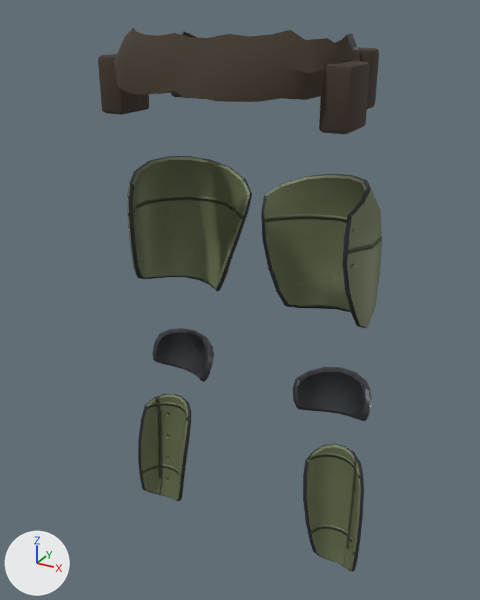
An edit to the glTF model art/armor/legs_scout.char.player.f.glb, drawn before and after from the same camera.
Before and after are seen from a 50 mm lens placed at (0.469, -0.812, 1.101), pointed at (-0.004, 0.048, 0.671). The axes (+X, +Y, +Z) are drawn at lower left. The lights are the same throughout. The picture after the commit comes second. Vertices at exactly the same position are counted once.

Script lines for the objects in view, before the commit:
```python
ob_calf_l__knee_l = bpy.data.objects.new('calf_l__knee_l', me_calf_l__knee_l)
ob_calf_l__knee_l.location = (0.0, 0.0, 0.0)
ob_calf_l__shin_l = bpy.data.objects.new('calf_l__shin_l', me_calf_l__shin_l)
ob_calf_l__shin_l.location = (0.0, 0.0, 0.0)
ob_calf_r__knee_r = bpy.data.objects.new('calf_r__knee_r', me_calf_r__knee_r)
ob_calf_r__knee_r.location = (0.0, 0.0, 0.0)
ob_calf_r__shin_r = bpy.data.objects.new('calf_r__shin_r', me_calf_r__shin_r)
ob_calf_r__shin_r.location = (0.0, 0.0, 0.0)
ob_pelvis__belt = bpy.data.objects.new('pelvis__belt', me_pelvis__belt)
ob_pelvis__belt.location = (0.0, 0.0, 0.0)
ob_pelvis__pouch = bpy.data.objects.new('pelvis__pouch', me_pelvis__pouch)
ob_pelvis__pouch.location = (0.0, 0.0, 0.0)
ob_pelvis__pouch_001 = bpy.data.objects.new('pelvis__pouch.001', me_pelvis__pouch_001)
ob_pelvis__pouch_001.location = (0.0, 0.0, 0.0)
ob_pelvis__pouch_side = bpy.data.objects.new('pelvis__pouch_side', me_pelvis__pouch_side)
ob_pelvis__pouch_side.location = (0.0, 0.0, 0.0)
ob_thigh_r__thigh_r = bpy.data.objects.new('thigh_r__thigh_r', me_thigh_r__thigh_r)
ob_thigh_r__thigh_r.location = (0.0, 0.0, 0.0)
# also in view: 'pelvis__pouch_side.001' at (-0.17, 0.0, 1.0); 'thigh_l__thigh_l' at (-0.11, 0.08, 0.763)
```
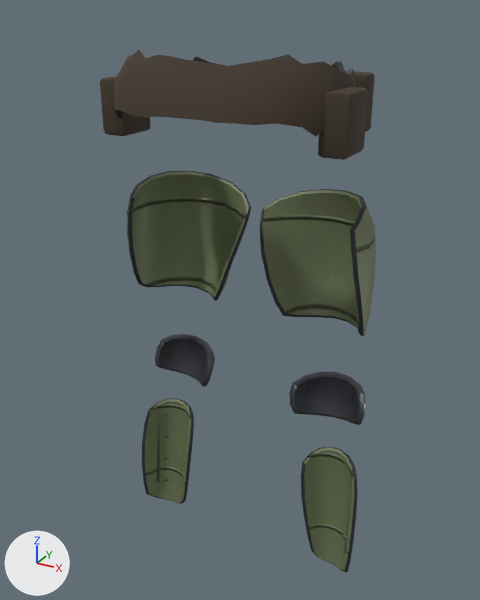
Where the change shows, as pixel boxes (x1, y1, x2, y2) in the pictures (480 x 600 px):
'pelvis__belt', reshaped (17% taller): before (114, 28, 360, 102); after (114, 50, 357, 137)
'thigh_r__thigh_r', reshaped: before (261, 174, 382, 328); after (260, 189, 376, 336)
'thigh_l__thigh_l', reshaped: before (127, 156, 252, 292); after (127, 171, 251, 301)
'calf_r__shin_r', reshaped (6% narrower): before (303, 444, 364, 572); after (301, 447, 358, 572)
'calf_l__shin_l', reshaped: before (138, 394, 191, 501); after (142, 398, 194, 504)
'pelvis__pouch_side', moved: before (319, 61, 370, 134); after (318, 87, 368, 160)
'calf_r__knee_r', reshaped: before (293, 367, 371, 421); after (289, 371, 366, 425)
'calf_l__knee_l', reshaped: before (152, 328, 214, 382); after (155, 334, 215, 387)
'pelvis__pouch_side.001', moved: before (98, 54, 149, 115); after (100, 76, 150, 136)
'pelvis__pouch', moved: before (359, 48, 379, 109); after (345, 71, 375, 132)
'pelvis__pouch.001', moved (not visible afterwards): before (171, 92, 204, 99)

The change, as a diff of the scene's bpy script:
```diff
--- a/art/armor/legs_scout.char.player.f.glb.py
+++ b/art/armor/legs_scout.char.player.f.glb.py
@@ me_calf_l__knee_l @@
-me_calf_l__knee_l.from_pydata(...)  # 96 vertices, 188 faces; spans x -0.2133..-0.0792, y 0.0709..0.1378, z 0.469..0.5478
+me_calf_l__knee_l.from_pydata(...)  # 96 vertices, 188 faces; spans x -0.2057..-0.0757, y 0.0663..0.1329, z 0.4618..0.5395
+# me_calf_l__knee_l part 1: 96 of 96 vertices moved; they spanned x -0.2133..-0.0792, y 0.0709..0.1378, z 0.469..0.5478 and now span x -0.2057..-0.0757, y 0.0663..0.1329, z 0.4618..0.5395; mean shift (0.0058, -0.0042, -0.0077)
 me_calf_l__knee_l.materials.append(mat_armor_trim)
@@ me_calf_l__shin_l @@
-me_calf_l__shin_l.from_pydata(...)  # 144 vertices, 284 faces; spans x -0.23..-0.116, y 0.036..0.098, z 0.182..0.421
+me_calf_l__shin_l.from_pydata(...)  # 144 vertices, 284 faces; spans x -0.219..-0.111, y 0.033..0.095, z 0.178..0.414
+# me_calf_l__shin_l part 2: 144 of 144 vertices moved; they spanned x -0.23..-0.116, y 0.036..0.098, z 0.182..0.421 and now span x -0.219..-0.111, y 0.033..0.095, z 0.178..0.414; mean shift (0.008, -0.001, -0.006)
 me_calf_l__shin_l.materials.append(mat_armor_plate)
@@ me_calf_r__knee_r @@
-me_calf_r__knee_r.from_pydata(...)  # 96 vertices, 188 faces; spans x 0.0792..0.2133, y 0.0709..0.1378, z 0.469..0.5478
+me_calf_r__knee_r.from_pydata(...)  # 96 vertices, 188 faces; spans x 0.0757..0.2057, y 0.0663..0.1329, z 0.4618..0.5395
+# me_calf_r__knee_r part 3: 96 of 96 vertices moved; they spanned x 0.0792..0.2133, y 0.0709..0.1378, z 0.469..0.5478 and now span x 0.0757..0.2057, y 0.0663..0.1329, z 0.4618..0.5395; mean shift (-0.0058, -0.0042, -0.0077)
 me_calf_r__knee_r.materials.append(mat_armor_trim)
@@ me_calf_r__shin_r @@
-me_calf_r__shin_r.from_pydata(...)  # 144 vertices, 284 faces; spans x 0.116..0.23, y 0.036..0.098, z 0.182..0.421
+me_calf_r__shin_r.from_pydata(...)  # 144 vertices, 284 faces; spans x 0.111..0.219, y 0.033..0.095, z 0.178..0.414
+# me_calf_r__shin_r part 4: 144 of 144 vertices moved; they spanned x 0.116..0.23, y 0.036..0.098, z 0.182..0.421 and now span x 0.111..0.219, y 0.033..0.095, z 0.178..0.414; mean shift (-0.008, -0.001, -0.006)
 me_calf_r__shin_r.materials.append(mat_armor_plate)
@@ me_pelvis__belt @@
-me_pelvis__belt.from_pydata(...)  # 198 vertices, 396 faces; spans x -0.171..0.171, y -0.101..0.159, z 0.985..1.078
+me_pelvis__belt.from_pydata(...)  # 198 vertices, 396 faces; spans x -0.174..0.176, y -0.101..0.153, z 0.955..1.05
+# me_pelvis__belt part 5: 198 vertices removed from x -0.171..0.171, y -0.101..0.159, z 0.985..1.078; 198 vertices added at x -0.174..0.176, y -0.101..0.153, z 0.955..1.05
 me_pelvis__belt.materials.append(mat_armor_strap)
@@ me_pelvis__pouch @@
-me_pelvis__pouch.from_pydata(...)  # 56 vertices, 108 faces; spans x 0.095..0.165, y 0.1059..0.1459, z 0.9703..1.0503
+me_pelvis__pouch.from_pydata(...)  # 56 vertices, 108 faces; spans x 0.095..0.165, y 0.0942..0.1342, z 0.9395..1.0195
+# me_pelvis__pouch part 6: the whole mesh is moved by (0.0, -0.0117, -0.0307)
 me_pelvis__pouch.materials.append(mat_armor_strap)
@@ me_pelvis__pouch_001 @@
-me_pelvis__pouch_001.from_pydata(...)  # 56 vertices, 108 faces; spans x -0.165..-0.095, y 0.1059..0.1459, z 0.9703..1.0503
+me_pelvis__pouch_001.from_pydata(...)  # 56 vertices, 108 faces; spans x -0.165..-0.095, y 0.0942..0.1342, z 0.9395..1.0195
+# me_pelvis__pouch_001 part 7: the whole mesh is moved by (0.0, -0.0117, -0.0307)
 me_pelvis__pouch_001.materials.append(mat_armor_strap)
@@ me_pelvis__pouch_side @@
-me_pelvis__pouch_side.from_pydata(...)  # 56 vertices, 108 faces; spans x 0.15..0.19, y -0.035..0.035, z 0.9603..1.0403
+me_pelvis__pouch_side.from_pydata(...)  # 56 vertices, 108 faces; spans x 0.15..0.19, y -0.035..0.035, z 0.9295..1.0095
+# me_pelvis__pouch_side part 8: the whole mesh is moved by (0.0, 0.0, -0.0307)
 me_pelvis__pouch_side.materials.append(mat_armor_strap)
@@ me_pelvis__pouch_side_001 @@
-me_pelvis__pouch_side_001.from_pydata(...)  # 56 vertices, 108 faces; spans x -0.19..-0.15, y -0.035..0.035, z 0.9603..1.0403
+me_pelvis__pouch_side_001.from_pydata(...)  # 56 vertices, 108 faces; spans x -0.19..-0.15, y -0.035..0.035, z 0.9295..1.0095
+# me_pelvis__pouch_side_001 part 9: the whole mesh is moved by (0.0, 0.0, -0.0307)
 me_pelvis__pouch_side_001.materials.append(mat_armor_strap)
@@ me_thigh_l__thigh_l @@
-me_thigh_l__thigh_l.from_pydata(...)  # 160 vertices, 316 faces; spans x -0.21..-0.011, y 0.004..0.156, z 0.651..0.876
+me_thigh_l__thigh_l.from_pydata(...)  # 160 vertices, 316 faces; spans x -0.208..-0.01, y 0.013..0.149, z 0.637..0.852
+# me_thigh_l__thigh_l part 10: 160 of 160 vertices moved; they spanned x -0.21..-0.011, y 0.004..0.156, z 0.651..0.876 and now span x -0.208..-0.01, y 0.013..0.149, z 0.637..0.852; mean shift (0.001, -0.003, -0.018)
 me_thigh_l__thigh_l.materials.append(mat_armor_plate)
@@ me_thigh_r__thigh_r @@
-me_thigh_r__thigh_r.from_pydata(...)  # 160 vertices, 316 faces; spans x 0.011..0.21, y 0.004..0.156, z 0.651..0.876
+me_thigh_r__thigh_r.from_pydata(...)  # 160 vertices, 316 faces; spans x 0.01..0.208, y 0.013..0.149, z 0.637..0.852
+# me_thigh_r__thigh_r part 11: 160 of 160 vertices moved; they spanned x 0.011..0.21, y 0.004..0.156, z 0.651..0.876 and now span x 0.01..0.208, y 0.013..0.149, z 0.637..0.852; mean shift (-0.001, -0.003, -0.018)
 me_thigh_r__thigh_r.materials.append(mat_armor_plate)
```
